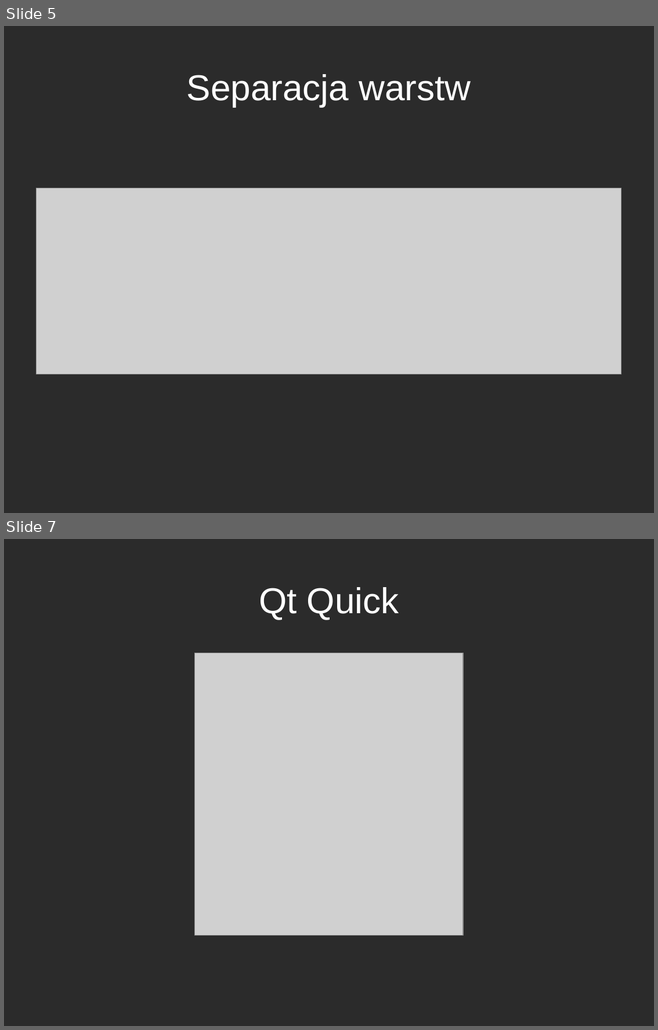
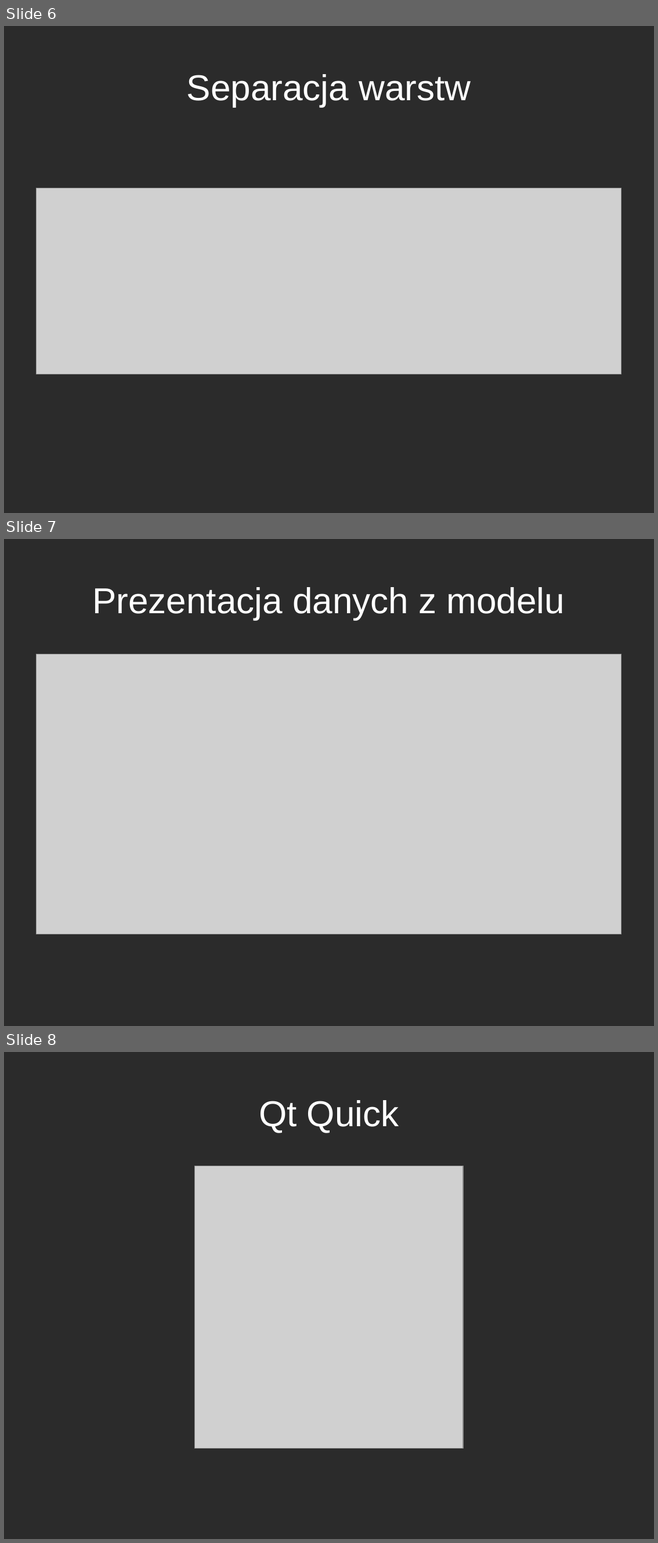
Before and after one commit to westpro4321/qt-west-charts, a slide deck: wiki/Szewczyk_Lukasz_Prezentacja_Wykresy.odp. Shown one above the other, each under a label of ours: slides 5 and 7 before the commit, slides 6, 7 and 8 after it; the slides between them are not shown. The pictures are 658x1030 and 658x1543 pixels, drawn with LibreOffice and Linux fonts; fonts in the diff are those of the drawing; grey boxes stand for pictures; background and template pictures are left out; a plain dark background stands for a picture behind light text. Boxes give left, top, right and bottom in pixels: in the first picture for what was removed or moved away, otherwise in the second. Text is boxed around its words. In the diff, an @@ line names an element or a change of style, - is before the commit and + after.

```diff
--- a/wiki/Szewczyk_Lukasz_Prezentacja_Wykresy.odp
+++ b/wiki/Szewczyk_Lukasz_Prezentacja_Wykresy.odp
@@ slide 7 added at <box>4,539,654,1026</box>, background picture (left out) @@
@@ title added at <box>92,587,565,620</box>, 44 pt, text #FFFFFF @@
+Prezentacja danych z modelu
@@ picture added at <box>36,654,621,935</box> @@
@@ what was slide 5 is now slide 6 @@
@@ what was slide 7 is now slide 8 @@
```
Also in this commit, not shown: 1 slide changed, 4 other slides added, 2 slides removed.
